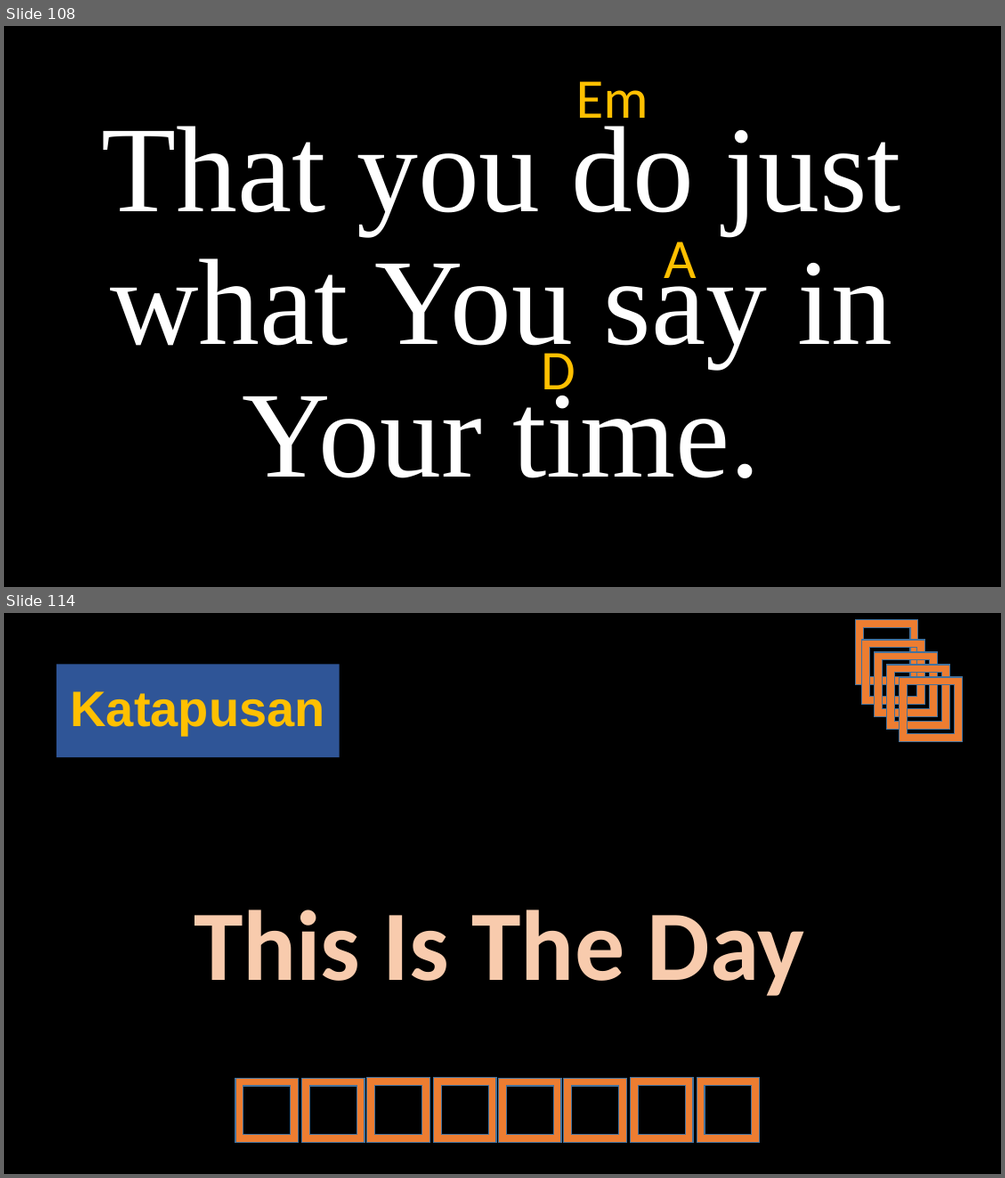
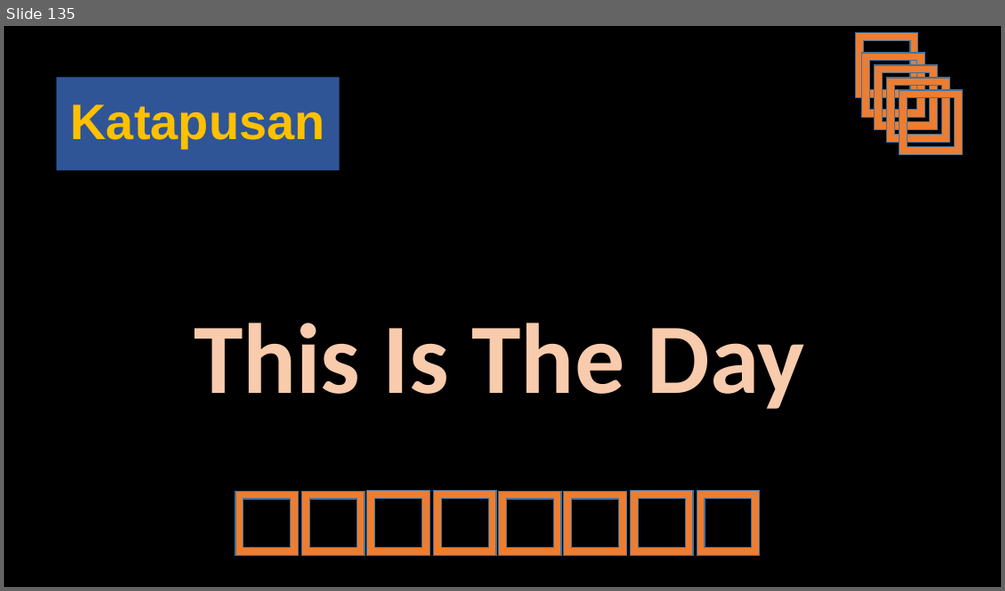
Before and after one commit to CHRISTIANARIBAL/Simbahan, a slide deck: 2Permanent/Final Na Ni.pptx. Shown one above the other, each under a label of ours: slides 108 and 114 before the commit, slide 135 after it; the slides between them are not shown. The pictures are 1005x1178 and 1005x591 pixels, drawn with LibreOffice and Linux fonts; fonts in the diff are those of the drawing. Boxes give left, top, right and bottom in pixels: in the first picture for what was removed or moved away, otherwise in the second. Text is boxed around its words. In the diff, an @@ line names an element or a change of style, - is before the commit and + after.

```diff
--- a/2Permanent/Final Na Ni.pptx
+++ b/2Permanent/Final Na Ni.pptx
@@ slide 108 removed at (4,26,1001,587), background #000000 @@
@@ text removed at (576,81,648,132) @@
-Em
@@ title removed at (102,116,901,478) @@
-That you do just what You say in Your time.
@@ text removed at (663,241,696,292) @@
-A
@@ text removed at (541,343,575,403) @@
-D
@@ what was slide 114 is now slide 135 @@
```
Also in this commit, not shown: 7 slides changed, 34 slides added, 12 other slides removed.
